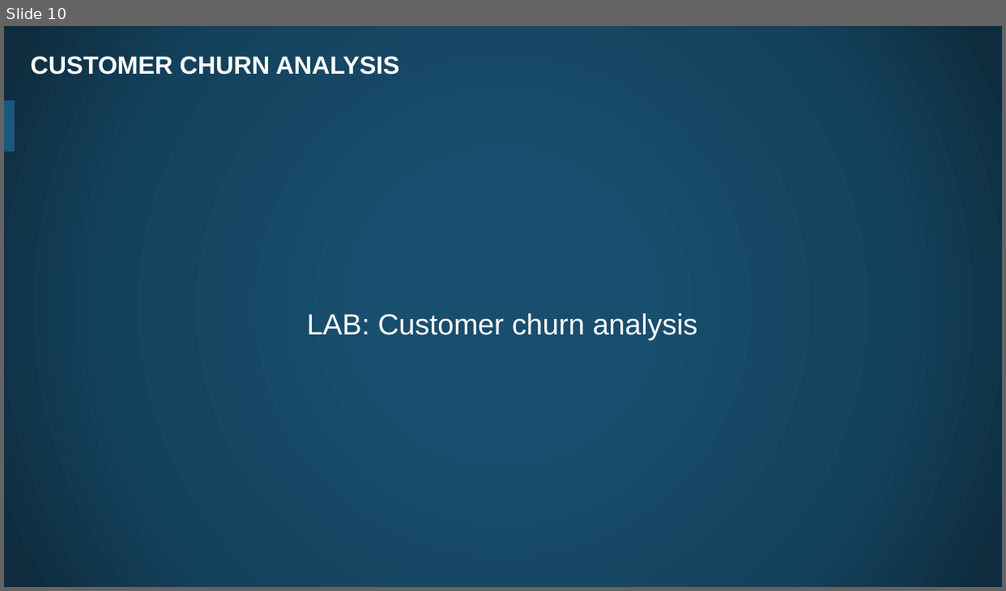
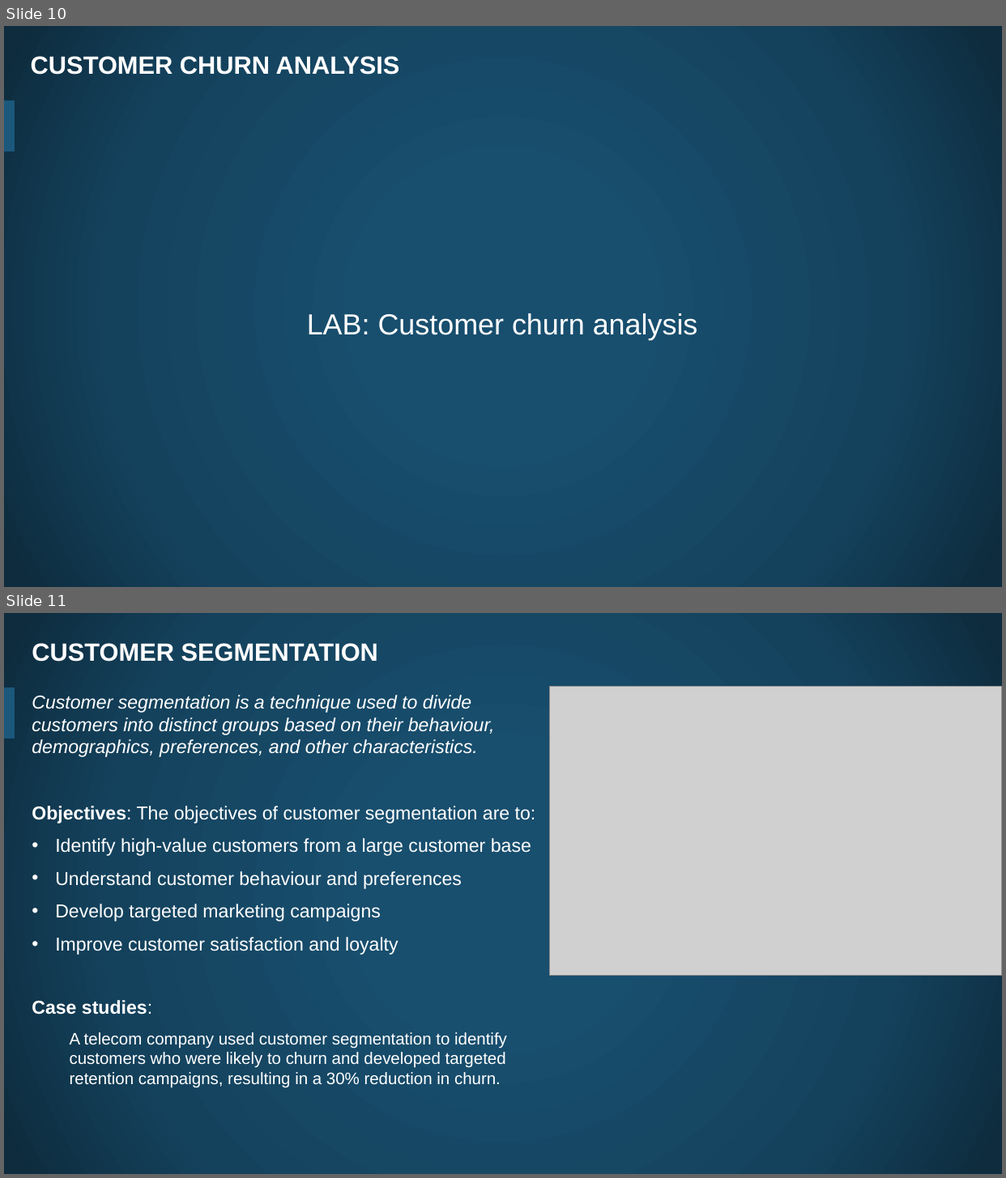
Before and after one commit to thehn/data-analytics-with-spark, a slide deck: slides/06. Spark Machine Learning - Labs Practice.pptx. Shown one above the other, each under a label of ours: slide 10 before the commit, slides 10 and 11 after it. The pictures are 1006x591 and 1006x1178 pixels, drawn with LibreOffice and Linux fonts; fonts in the diff are those of the drawing; grey boxes stand for pictures; background and template pictures are left out. Boxes give left, top, right and bottom in pixels: in the first picture for what was removed or moved away, otherwise in the second. Text is boxed around its words. In the diff, an @@ line names an element or a change of style, - is before the commit and + after.

```diff
--- a/slides/06. Spark Machine Learning - Labs Practice.pptx
+++ b/slides/06. Spark Machine Learning - Labs Practice.pptx
@@ slide 11 added at (4,613,1002,1174), background picture (left out); not listed: 1 template element that a slide beside it also shows @@
@@ title added at (32,643,378,662), 24 pt, text #FFFFFF, bold @@
+CUSTOMER SEGMENTATION
@@ text added at (32,695,536,1088), 18 pt, text #FFFFFF @@
+Customer segmentation is a technique used to divide customers into distinct groups based on their behaviour, demographics, preferences, and other characteristics.
+Objectives: The objectives of customer segmentation are to:
+• Identify high-value customers from a large customer base
+• Understand customer behaviour and preferences
+• Develop targeted marketing campaigns
+• Improve customer satisfaction and loyalty
+Case studies:
+  A telecom company used customer segmentation to identify customers who were likely to churn and developed targeted retention campaigns, resulting in a 30% reduction in churn.
@@ picture added at (550,687,1002,975) @@
```
Also in this commit, not shown: 1 slide changed, 9 other slides added, 21 other files.
